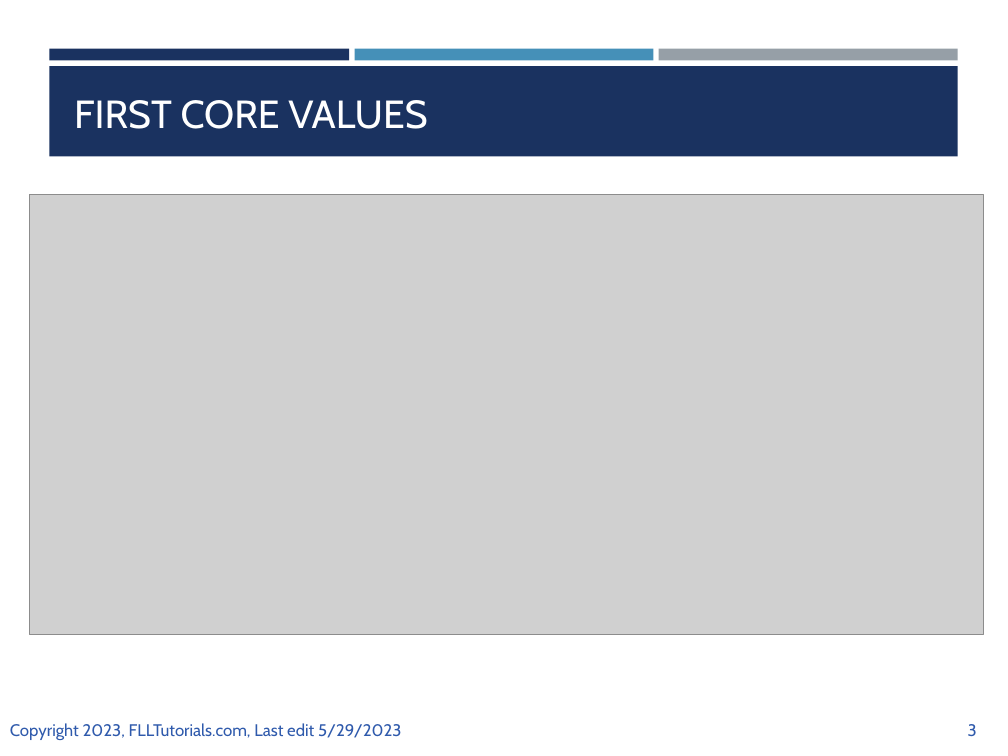
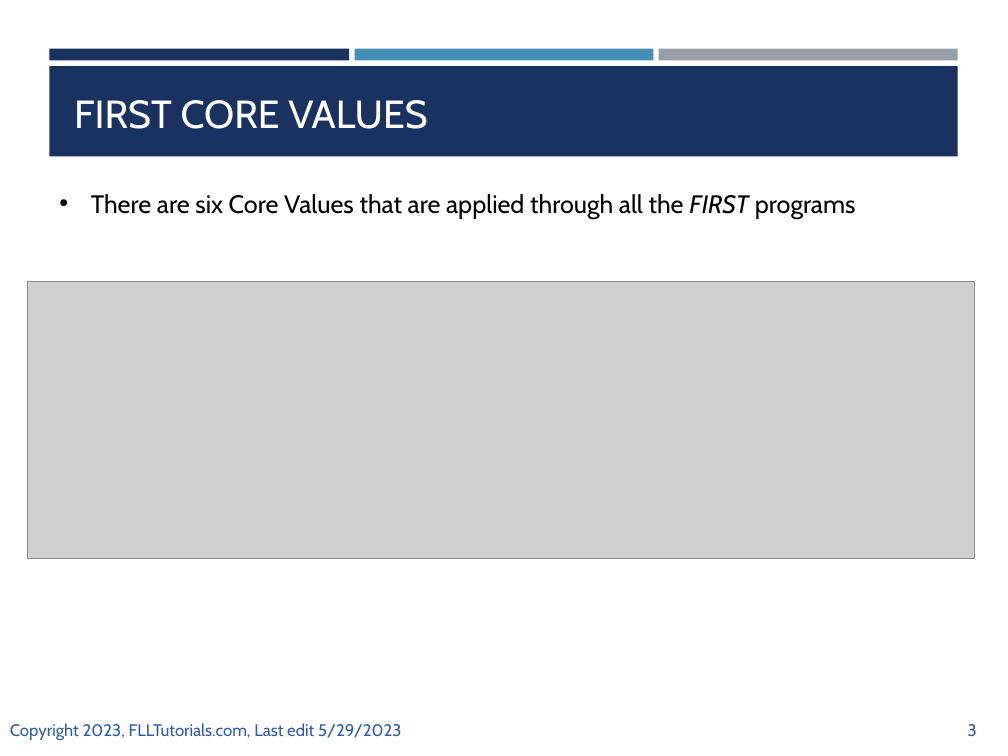
Before and after one commit to ev3lessons/FLL-Tutorials, a slide deck: slide 3 of translations/en-us/CoreValues/IntroductiontoCV.pptx. Drawn at 1008x756 pixels with LibreOffice and Linux fonts; fonts in the diff are those of the drawing; grey boxes stand for pictures. Boxes give left, top, right and bottom in pixels: in the first picture for what was removed or moved away, otherwise in the second. Text is boxed around its words. In the diff, an @@ line names an element or a change of style, - is before the commit and + after.

```diff
--- a/translations/en-us/CoreValues/IntroductiontoCV.pptx
+++ b/translations/en-us/CoreValues/IntroductiontoCV.pptx
@@ text added at [91, 194, 856, 219], 18 pt, text #000000 @@
+• There are six Core Values that are applied through all the FIRST programs
@@ picture: place and size @@
-picture at [29, 195, 983, 634]
+picture at [27, 281, 975, 558]
```
Also in this commit, not shown: 8 other slides changed, 1 slide removed, 3 other files.
